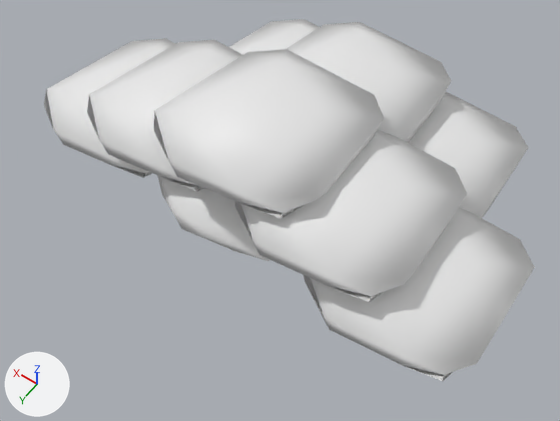
The glTF model public/models/BaseCamp/1953/tasCailloux.glb as it was, and as the next commit left it.
Before and after are seen from a 50 mm lens placed at (-1.8, 2.57, 3.74), pointed at (-0.12, 0.22, 0.04). Lighting does not change. The marker at lower left points along +X, +Y and +Z. Vertices at the same position are counted once.

Script lines for the objects in view, before the commit:
```python
me_wall_front_001 = bpy.data.meshes.new('WALL.FRONT.001')
me_wall_front_001.from_pydata(...)  # 245 vertices, 432 faces; spans x -1.59..1.69, y -1.21..0.71, z -0.05..0.78
ob_wall_front_023 = bpy.data.objects.new('WALL.FRONT.023', me_wall_front_001)
ob_wall_front_023.location = (0.0, 0.0, 0.0)
ob_wall_front_023.rotation_euler = (0.0, 0.0, -0.063)  # degrees (0, 0, -3.6)
```
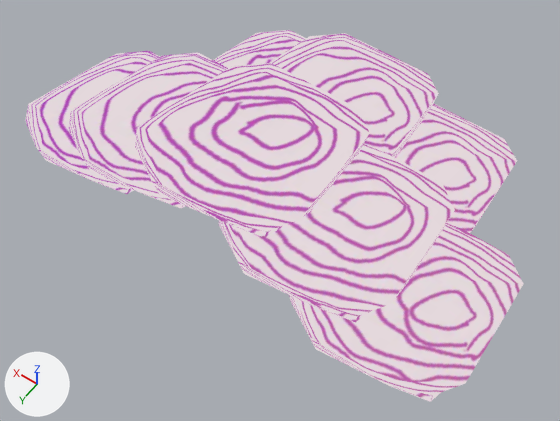
Location of each change, (x1, y1, x2, y2) in pixels of the pictures (560 x 421 px; the box of a moved part takes in the faces that stretch with it):
'WALL.FRONT.023', reshaped, turned, rescaled: before (44, 19, 535, 381); after (25, 30, 523, 402)
part 1 of me_wall_front_001, moved or reshaped: before (286, 22, 451, 143); after (270, 33, 439, 158)
part 2 of me_wall_front_001, moved or reshaped: before (229, 19, 319, 55); after (213, 30, 306, 68)
part 3 of me_wall_front_001, moved or reshaped: before (44, 38, 175, 178); after (25, 51, 160, 194)
part 4 of me_wall_front_001, moved or reshaped: before (303, 208, 535, 381); after (289, 223, 523, 402)
part 5 of me_wall_front_001, moved or reshaped: before (235, 129, 467, 302); after (219, 144, 455, 322)
part 6 of me_wall_front_001, moved or reshaped: before (153, 49, 384, 218); after (135, 63, 369, 238)
part 7 of me_wall_front_001, moved or reshaped: before (409, 92, 528, 218); after (395, 103, 517, 233)
part 8 of me_wall_front_001, moved or reshaped: before (87, 40, 242, 191); after (69, 52, 228, 208)
part 9 of me_wall_front_001, deleted: before (158, 176, 270, 261)

The change, as a list of edits to the scene's bpy script:
```text
Add img_cailloux:
    img_cailloux = load_image('Cailloux', '_unpacked/Cailloux', 2048, 2048, 'sRGB')
Add mat_material_008:
    mat_material_008 = bpy.data.materials.new('Material.008')
    # uses the picture img_cailloux
Change me_wall_front_001:
    where me_wall_front_001.from_pydata(...)  # 245 vertices, 432 faces; spans x -1.59..1.69, y -1.21..0.71, z -0.05..0.78
    used by ob_wall_front_023; location = (0.0, 0.0, 0.0); rotation_euler = (0.0, 0.0, -0.063), in degrees (0, 0, -3.6)
    me_wall_front_001 part 1: the loose piece of 22 vertices spanning x -0.56..0.56, y -1.15..-0.01, z 0.23..0.56 is scaled about its middle by (1.16, 1.75, 1.92), then moved by (-0.01, -0.18, 0.36), in mat_material_008
    me_wall_front_001 part 2: the loose piece of 22 vertices spanning x -0.05..1.07, y -1.21..-0.07, z -0.04..0.3 is scaled about its middle by (1.16, 1.75, 1.92), then moved by (0.08, -0.22, 0.11), in mat_material_008
    me_wall_front_001 part 3: the loose piece of 22 vertices spanning x 0.57..1.69, y -0.43..0.71, z -0.04..0.3 is scaled about its middle by (1.16, 1.75, 1.92), then moved by (0.18, 0.36, 0.11), in mat_material_008
    me_wall_front_001 part 4: the loose piece of 22 vertices spanning x -1.59..-0.47, y -0.43..0.71, z -0.04..0.3 is scaled about its middle by (1.16, 1.75, 1.92), then moved by (-0.17, 0.36, 0.11), in mat_material_008
    me_wall_front_001 part 5: the loose piece of 22 vertices spanning x -1.1..0.02, y -0.43..0.71, z 0.23..0.56 is scaled about its middle by (1.16, 1.75, 1.92), then moved by (-0.09, 0.36, 0.36), in mat_material_008
    me_wall_front_001 part 6: the loose piece of 22 vertices spanning x -0.52..0.6, y -0.43..0.71, z 0.44..0.78 is scaled about its middle by (1.16, 1.75, 1.92), then moved by (0.0, 0.36, 0.56), in mat_material_008
    me_wall_front_001 part 7: the loose piece of 22 vertices spanning x -1.14..-0.01, y -1.21..-0.07, z -0.04..0.3 is scaled about its middle by (1.16, 1.75, 1.92), then moved by (-0.1, -0.22, 0.11), in mat_material_008
    me_wall_front_001 part 8: the loose piece of 22 vertices spanning x 0.08..1.2, y -0.43..0.71, z 0.2..0.54 is scaled about its middle by (1.16, 1.75, 1.92), then moved by (0.1, 0.36, 0.33), in mat_material_008
    me_wall_front_001 part 9: the loose piece of 69 vertices spanning x -0.48..0.65, y -0.45..0.7, z -0.05..0.31 is deleted
    add me_wall_front_001.materials.append(mat_material_008)
Change ob_wall_front_023:
    ob_wall_front_023.rotation_euler: (0.0, 0.0, -0.063) -> (0.0, 0.0, -0.0525)  # degrees (0, 0, -3.6) -> degrees (0, 0, -3)
    ob_wall_front_023.scale: (1.0, 1.0, 1.0) -> (0.861, 0.572, 0.521)
```
